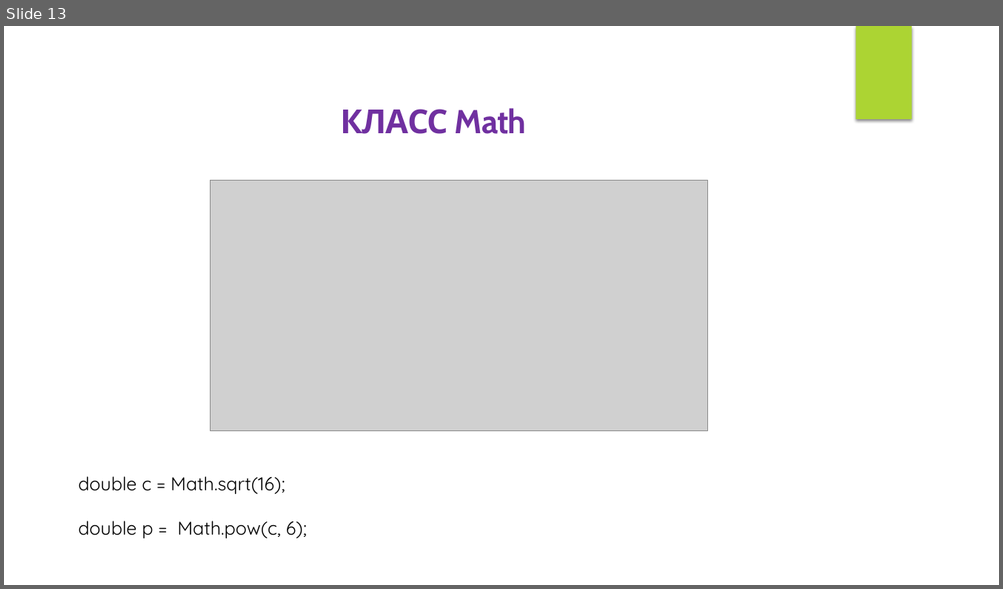
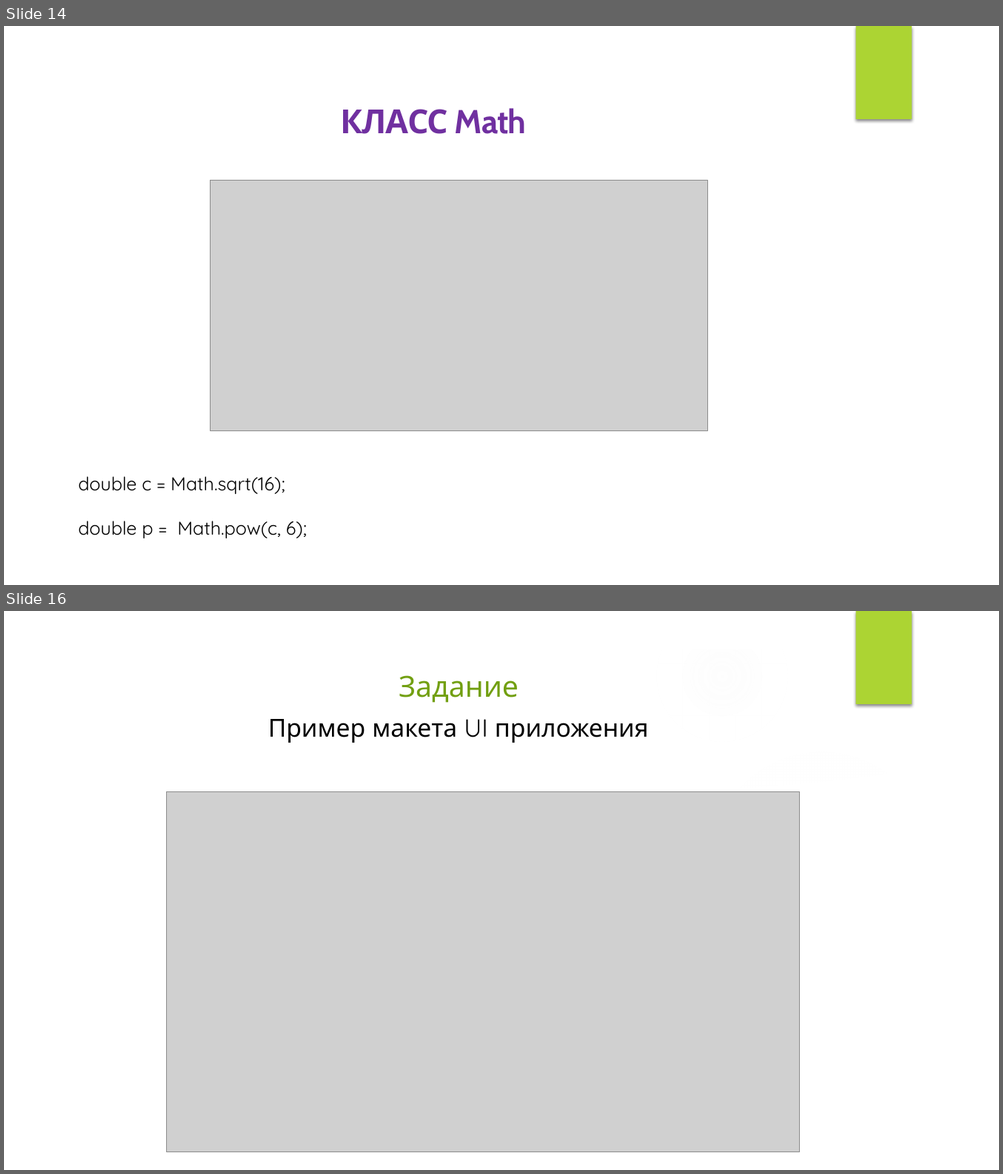
Before and after one commit to IriEfremova/LessonsCube, a slide deck: Android/Lesson5/Operation.pptx. Shown one above the other, each under a label of ours: slide 13 before the commit, slides 14 and 16 after it; the slides between them are not shown. The pictures are 1003x589 and 1003x1174 pixels, drawn with LibreOffice and Linux fonts; fonts in the diff are those of the drawing; grey boxes stand for pictures; background and template pictures are left out. Boxes give left, top, right and bottom in pixels: in the first picture for what was removed or moved away, otherwise in the second. Text is boxed around its words. In the diff, an @@ line names an element or a change of style, - is before the commit and + after.

```diff
--- a/Android/Lesson5/Operation.pptx
+++ b/Android/Lesson5/Operation.pptx
@@ slide 16 added at (4, 611, 999, 1170), background picture (left out); not listed: 1 template element that a slide beside it also shows @@
@@ group added at (4, 611, 999, 1170): 5 ellipses, 3 freeform shapes @@
@@ title added at (398, 675, 518, 703), 28 pt, text #729F11 @@
+Задание
@@ text added at (268, 719, 649, 743), 24 pt, text #000000 @@
+Пример макета UI приложения
@@ picture added at (166, 792, 799, 1152) @@
@@ what was slide 13 is now slide 14 @@
```
Also in this commit, not shown: 2 other slides added, 1 slide removed, 3 other files.
